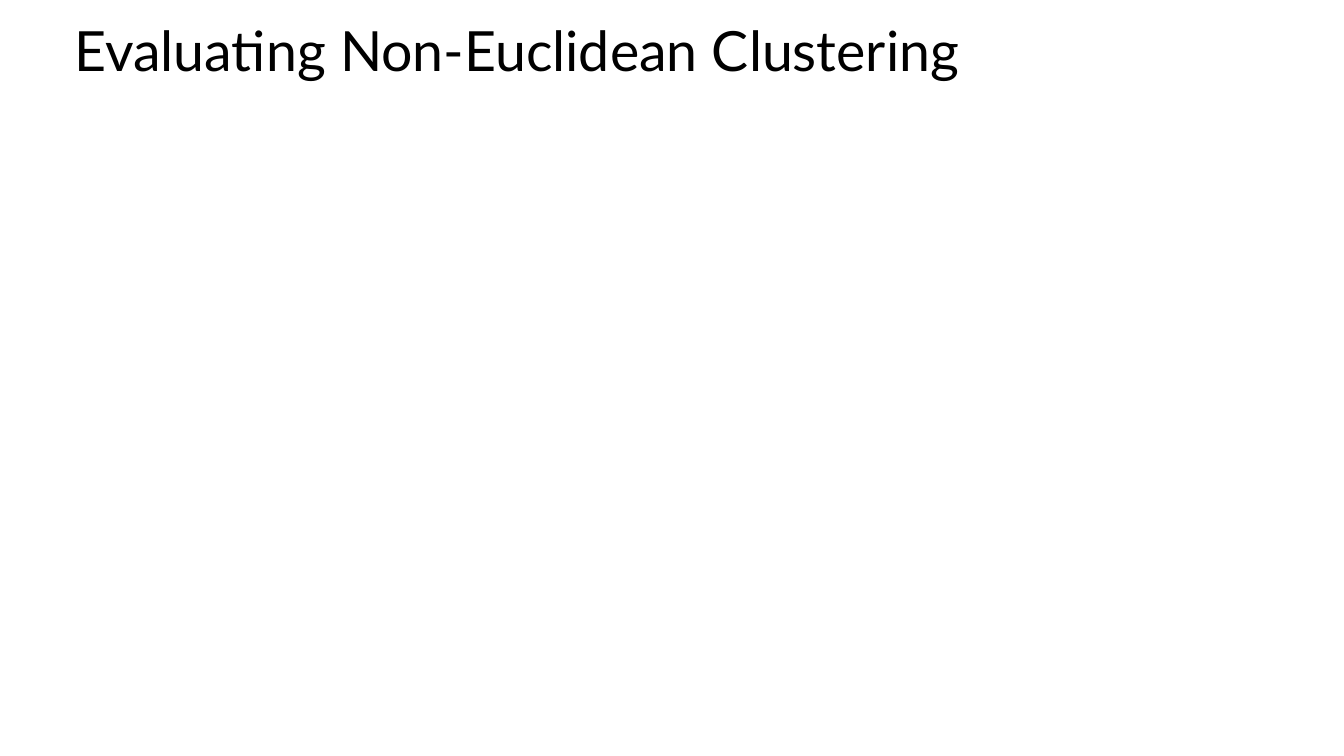
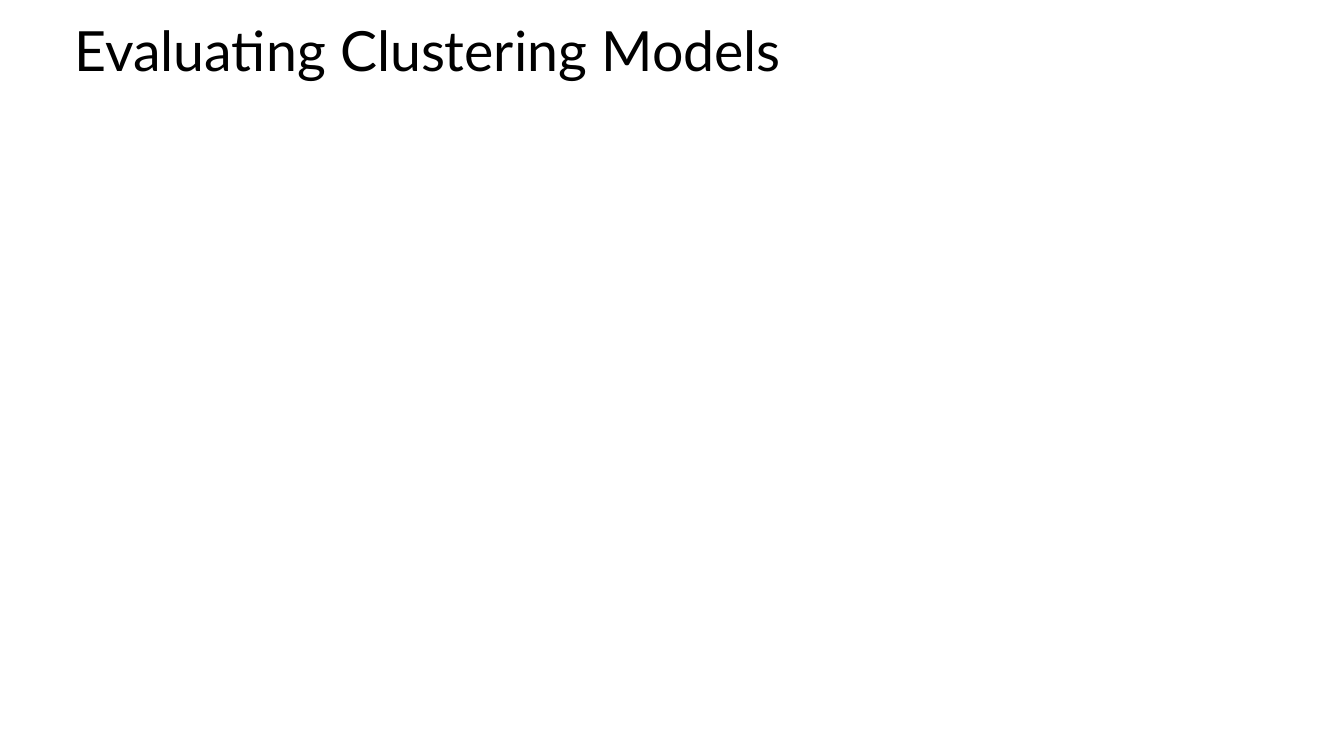
Before and after one commit to tenevian/Harvard-SSP-Data-Mining, a slide deck: slide 62 of slides/9_IntroductionToClustering_Part1.pptx (slide 60 before the commit). Drawn at 1344x756 pixels with LibreOffice and Linux fonts; fonts in the diff are those of the drawing; grey boxes stand for pictures. Boxes give left, top, right and bottom in pixels: in the first picture for what was removed or moved away, otherwise in the second. Text is boxed around its words. In the diff, an @@ line names an element or a change of style, - is before the commit and + after.

```diff
--- a/slides/9_IntroductionToClustering_Part1.pptx
+++ b/slides/9_IntroductionToClustering_Part1.pptx
@@ title at (74,30,780,81): text changed @@
-Evaluating Non-Euclidean Clustering
+Evaluating Clustering Models
```
Also in this commit, not shown: 5 other slides changed, 2 slides added.
